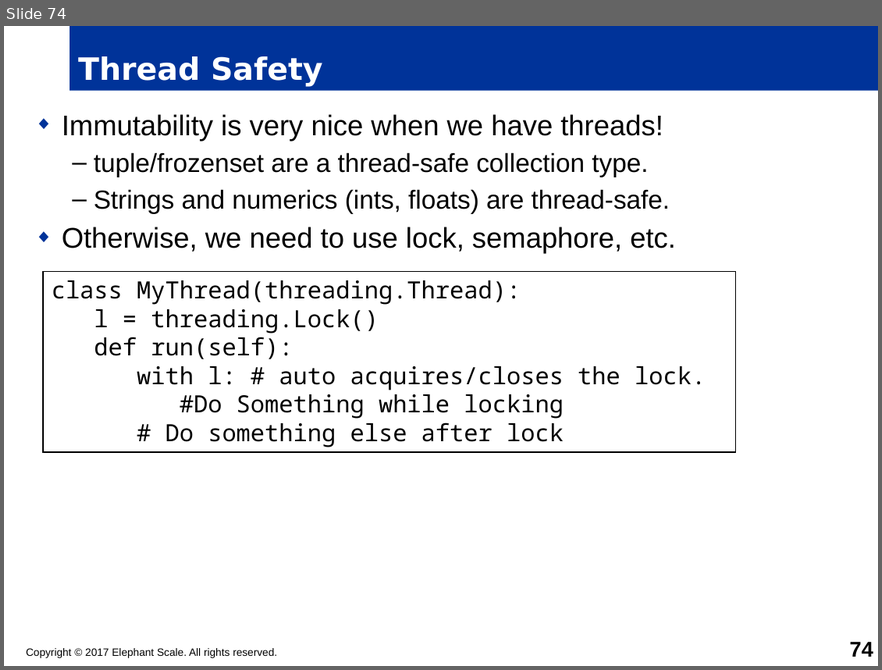
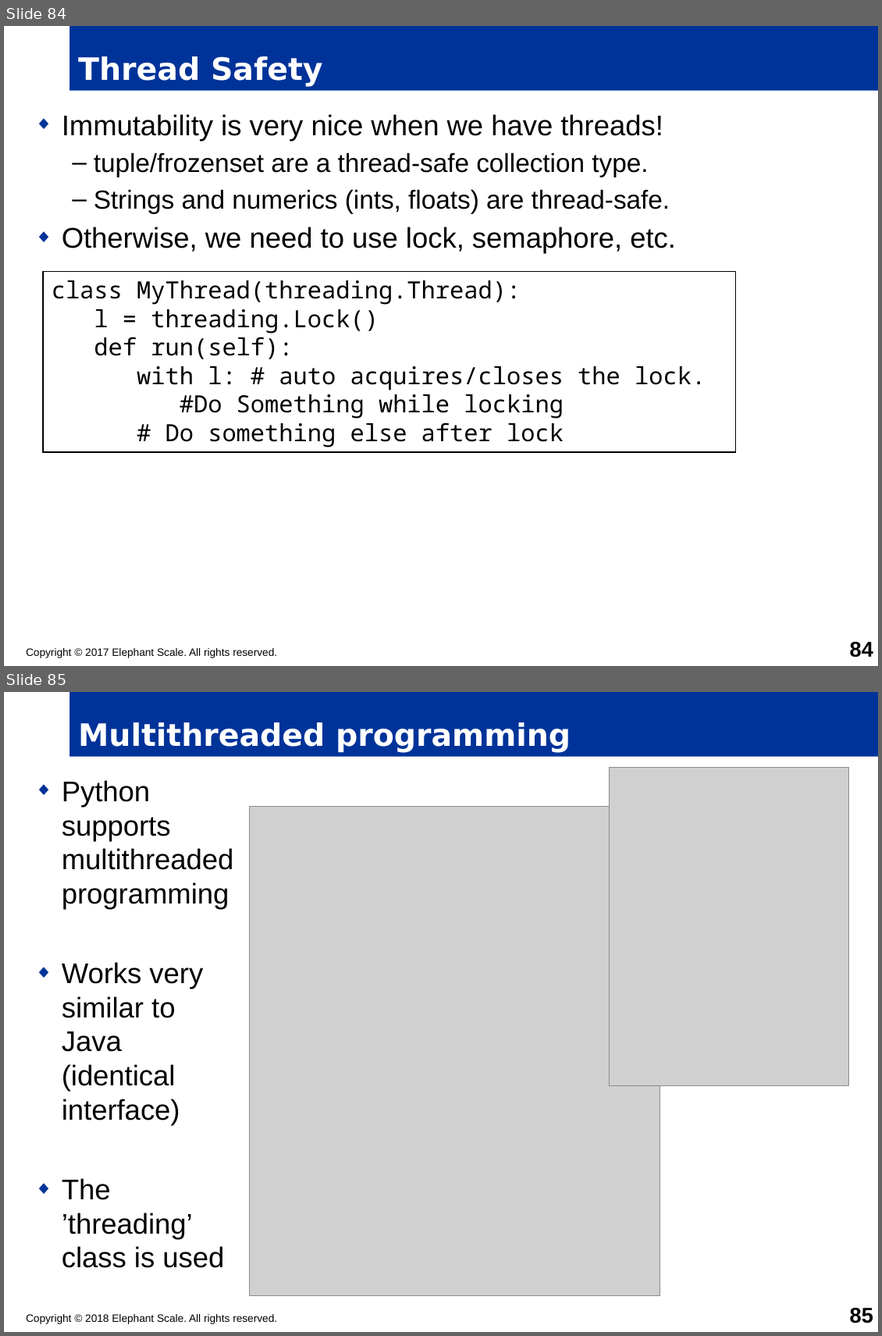
Before and after one commit to timfox456/container-resources, a slide deck: python/python-master/PYTHON-LanguageBasics.pptx. Shown one above the other, each under a label of ours: slide 74 before the commit, slides 84 and 85 after it. The pictures are 882x670 and 882x1336 pixels, drawn with LibreOffice and Linux fonts; fonts in the diff are those of the drawing; grey boxes stand for pictures; background and template pictures are left out. Boxes give left, top, right and bottom in pixels: in the first picture for what was removed or moved away, otherwise in the second. Text is boxed around its words. In the diff, an @@ line names an element or a change of style, - is before the commit and + after.

Commit message:
PYTHON : Title slides updated [1]
PYTHON : Title slides updated[1]

```diff
--- a/python/python-master/PYTHON-LanguageBasics.pptx
+++ b/python/python-master/PYTHON-LanguageBasics.pptx
@@ slide 85 added at [4, 692, 878, 1332], background #FFFFFF @@
@@ title added at [70, 692, 878, 757], fill #003399, 26 pt, text #FFFFFF, bold @@
+Multithreaded programming
@@ text added at [62, 780, 234, 1268], 24 pt, text #000000 @@
+◆ Python supports multithreaded programming
+◆ Works very similar to Java (identical interface)
+◆ The ’threading’ class is used
@@ picture added at [609, 767, 849, 1085] @@
@@ picture added at [250, 806, 659, 1295] @@
@@ text added at [26, 1314, 277, 1324], 9 pt, text #000000 @@
+Copyright © 2018 Elephant Scale. All rights reserved.
@@ page number added at [850, 1307, 873, 1323], 18 pt, text #000000, bold @@
+85
@@ what was slide 74 is now slide 84 @@
@@ page number at [850, 641, 873, 657]: text changed @@
-74
+84
```
Also in this commit, not shown: 9 other slides added, 3 other files.
